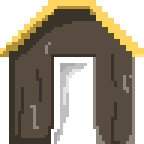
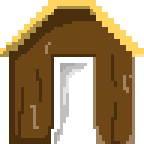
Layered file, before and after one edit (144px x 144px). Changes by layer:
painted on "Hut" over [left=9, top=9, right=135, bottom=144]
